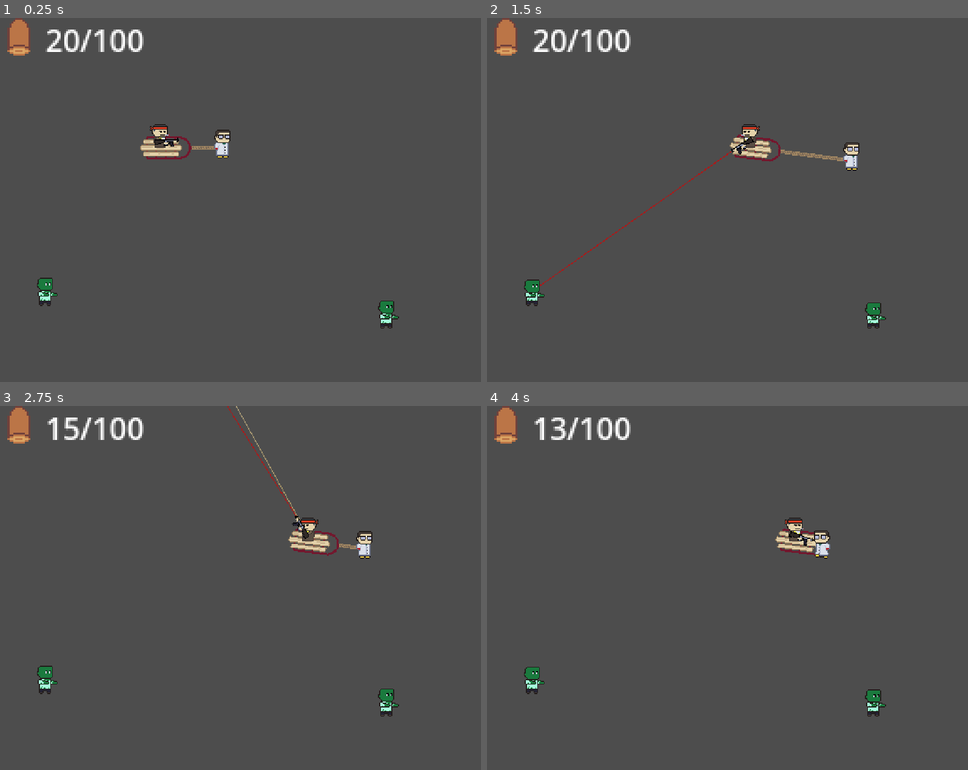
Above: before the commit, frames 1-4 (two rows, left to right).
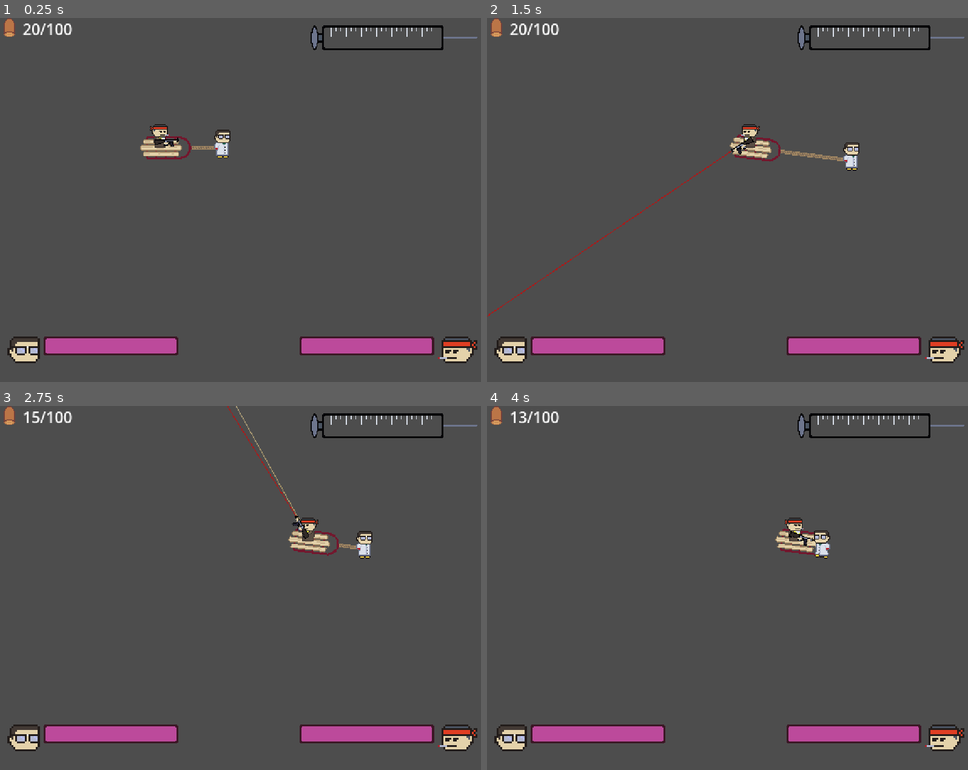
Above: after the commit, the same moments.

Repository: delano-vevo/antigenic-shift
Game: Godot game, scene res://Main.tscn
Two runs of this game, one before a commit and one after it. Both use one fixed random seed, a clock stepped at 60 frames per second and the inputs below.
Inputs (mouse positions are in pixels of both pictures, inside the frame that each line leads up to):
- Up to frame 1 (0.25 s): no input
- Up to frame 2 (1.5 s): tap Enter at 0.5 s; move the mouse to (838, 181) at 0.52 s; press the mouse at (838, 181) at 0.53 s; hold D (move_right) 0.53-1.28 s; move the mouse to (631, 218) at 1.27 s; release the mouse at (631, 218) at 1.28 s; hold S (move_down) from 1.28 s (still down); tap Space (shift_player) at 1.35 s
- Up to frame 3 (2.75 s): click (144, 606) at 1.55 s; move the mouse to (293, 507) at 2.02 s; release S (move_down) at 2.03 s; press the mouse at (293, 507) at 2.03 s; hold D (move_right) from 2.03 s (still down)
- Up to frame 4 (4 s): move the mouse to (703, 660) at 2.77 s; release D (move_right) at 2.78 s; release the mouse at (703, 660) at 2.78 s; hold W (move_up) 2.78-3.53 s; click (703, 660) at 2.85 s; move the mouse to (876, 642) at 3.52 s; press the mouse at (876, 642) at 3.53 s; hold A (move_left) from 3.53 s (still down); tap Space (shift_player) at 3.6 s

The runs differ from the first frame. In frame 1, 6.0% of the frame differs, in the area x 0-100%, y 0-95%; in frame 2, 6.2%; in frame 3, 5.9%; in frame 4, 5.9%.

Commit message:
Implemented pickup class w/ HP, XP, and ammo pickups; also fleshed out very basic UI for showing these values

Diff:
--- a/Entities/Player/Gunner/gunner.gd
+++ b/Entities/Player/Gunner/gunner.gd
@@ -1,4 +1,7 @@
 extends Player
+
+## Signals
+signal ammo_changed
 
 ## Linked scenes
 @export var gunshot: PackedScene
@@ -37,7 +40,12 @@
 		shoot_cooldown_timer.start(shoot_cooldown)
 		# Expend a bullet
 		clip_current -= 1
-		# Update the GUI in the main scene
-		get_tree().get_current_scene().update_ammo_counter()
+		# Signal to Main to update ammo counter
+		ammo_changed.emit()
 	# If no success case has been encountered, indicate failure
 	return false
+
+## Called when the gunner obtains more ammunition
+func get_ammo(amount: int) -> void:
+	bullets += amount
+	ammo_changed.emit()
--- /dev/null
+++ b/Entities/Player/Upgrades/player_upgrade.gd
@@ -0,0 +1,4 @@
+class_name PlayerUpgrade
+extends Resource
+## Defines an upgrade that can be applied to the player as a reward for completing
+## a tier of research by collecting ViralSample pickup types
--- a/Entities/Player/player.gd
+++ b/Entities/Player/player.gd
@@ -3,10 +3,26 @@
 ## Defines the base-level functionality for a Player type Entity, containing
 ## common code for the player controllers for both the Scientist and the Gunner
 
+## Signals
+signal hp_get
+signal xp_get(amount: float)
+
 ## Take in some amount of damage from an outside source and apply logic
 func take_damage(amount: float) -> void:
 	print(str(self) + " is taking " + str(amount) + " damage")
 	hp -= amount
+	hp_get.emit() # Just reusing the signal to also indicate HP loss
 	print(str(self) + " hp is now " + str(hp))
 	if (hp <= 0):
 		print("Ouchie i dead :(")
+
+## Get an amount of extra HP
+func get_hp(amount: float) -> void:
+	hp += amount
+	if (hp > max_hp):
+		hp = max_hp
+	hp_get.emit()
+
+## Get an amount of XP
+func get_xp(amount: float) -> void:
+	xp_get.emit(amount)
--- /dev/null
+++ b/Environment/Pickups/AmmoPickup.tscn
@@ -0,0 +1,18 @@
+[gd_scene format=3 uid="uid://dsrq0hjskqwee"]
+
+[ext_resource type="Script" uid="uid://imfcqkrlfkx" path="res://Environment/Pickups/ammo_pickup.gd" id="1_hvg5n"]
+[ext_resource type="Texture2D" uid="uid://du2i745rsgkd1" path="res://Environment/Pickups/Assets/ammo_pickup.png" id="2_hvg5n"]
+
+[sub_resource type="RectangleShape2D" id="RectangleShape2D_16m4r"]
+size = Vector2(24, 15)
+
+[node name="AmmoPickup" type="Area2D" unique_id=1428268962]
+script = ExtResource("1_hvg5n")
+metadata/_custom_type_script = "uid://cxaesxtciq8sj"
+
+[node name="Sprite2D" type="Sprite2D" parent="." unique_id=929168448]
+texture = ExtResource("2_hvg5n")
+
+[node name="CollisionShape2D" type="CollisionShape2D" parent="." unique_id=1845644957]
+position = Vector2(0, 1.5)
+shape = SubResource("RectangleShape2D_16m4r")
--- /dev/null
+++ b/Environment/Pickups/HPPickup.tscn
@@ -0,0 +1,16 @@
+[gd_scene format=3 uid="uid://dci7n6u8y7det"]
+
+[ext_resource type="Script" uid="uid://b2pdsqhsun7ep" path="res://Environment/Pickups/hp_pickup.gd" id="1_akw2h"]
+[ext_resource type="Texture2D" uid="uid://6re0bmgxfmms" path="res://Environment/Pickups/Assets/hp_pickup.png" id="2_1wnqq"]
+
+[sub_resource type="CircleShape2D" id="CircleShape2D_akw2h"]
+radius = 8.0
+
+[node name="HPPickup" type="Area2D" unique_id=1480155812]
+script = ExtResource("1_akw2h")
+
+[node name="Sprite2D" type="Sprite2D" parent="." unique_id=1126466182]
+texture = ExtResource("2_1wnqq")
+
+[node name="CollisionShape2D" type="CollisionShape2D" parent="." unique_id=1294658901]
+shape = SubResource("CircleShape2D_akw2h")
--- /dev/null
+++ b/Environment/Pickups/ViralSample.tscn
@@ -0,0 +1,16 @@
+[gd_scene format=3 uid="uid://8i45ob76om3p"]
+
+[ext_resource type="Script" uid="uid://dbqexomti81jf" path="res://Environment/Pickups/viral_sample.gd" id="1_1nupd"]
+[ext_resource type="Texture2D" uid="uid://81leaog5n8sm" path="res://Environment/Pickups/Assets/viral_sample.png" id="2_o4521"]
+
+[sub_resource type="CircleShape2D" id="CircleShape2D_j1hul"]
+
+[node name="ViralSample" type="Area2D" unique_id=175574894]
+script = ExtResource("1_1nupd")
+metadata/_custom_type_script = "uid://cxaesxtciq8sj"
+
+[node name="Sprite2D" type="Sprite2D" parent="." unique_id=939520325]
+texture = ExtResource("2_o4521")
+
+[node name="CollisionShape2D" type="CollisionShape2D" parent="." unique_id=335911938]
+shape = SubResource("CircleShape2D_j1hul")
--- /dev/null
+++ b/Environment/Pickups/ammo_pickup.gd
@@ -0,0 +1,8 @@
+extends Pickup
+
+@export var ammo_amount: int = 1.0 ## The amount of ammo this pickup will grant the player
+
+func get_pickup(player: Player) -> void:
+	# This hard-coded path will almost certainly break something catastrophically at some point
+	# but fuck it we ball
+	get_tree().get_current_scene().player_controller.gunner.get_ammo(ammo_amount)
--- /dev/null
+++ b/Environment/Pickups/hp_pickup.gd
@@ -0,0 +1,6 @@
+extends Pickup
+
+@export var amount: float = 1.0
+
+func get_pickup(player: Player) -> void:
+	player.get_hp(amount)
--- /dev/null
+++ b/Environment/Pickups/pickup.gd
@@ -0,0 +1,16 @@
+class_name Pickup
+extends Area2D
+
+func _ready() -> void:
+	self.body_entered.connect(_on_body_entered)
+
+func _on_body_entered(body: Node2D) -> void:
+	if (body is Player):
+		get_pickup(body)
+		# TODO: do cooler pickup effects here eventually
+		queue_free()
+
+## Passes the pickup's item to the Player node that collided it in the body_entered
+## signal above; override in child nodes to define pickup functionality
+func get_pickup(player: Player) -> void:
+	pass
--- /dev/null
+++ b/Environment/Pickups/viral_sample.gd
@@ -0,0 +1,6 @@
+extends Pickup
+
+@export var amount: float = 1.0 ## The amount of progress this sample represents to the next breakthrough
+
+func get_pickup(player: Player) -> void:
+	player.get_xp(amount)
--- a/GUI/GUI.tscn
+++ b/GUI/GUI.tscn
@@ -2,8 +2,10 @@
 
 [ext_resource type="Script" uid="uid://ccunuihm8nopg" path="res://GUI/gui.gd" id="1_17ifr"]
 [ext_resource type="PackedScene" uid="uid://b80qklw4og6fp" path="res://GUI/AmmoCounter.tscn" id="2_1x7qj"]
+[ext_resource type="PackedScene" uid="uid://b1qi8w7ix7ip4" path="res://GUI/HealthCounters.tscn" id="3_1x7qj"]
+[ext_resource type="PackedScene" uid="uid://cvh6mg34x28xg" path="res://GUI/XPBar.tscn" id="4_3mo81"]
 
-[node name="GUI" type="Control" unique_id=1919894194 node_paths=PackedStringArray("ammo_counter")]
+[node name="GUI" type="Control" unique_id=1919894194 node_paths=PackedStringArray("ammo_counter", "health_bars", "xp_bar")]
 layout_mode = 3
 anchors_preset = 15
 anchor_right = 1.0
@@ -12,6 +14,14 @@
 grow_vertical = 2
 script = ExtResource("1_17ifr")
 ammo_counter = NodePath("AmmoCounter")
+health_bars = NodePath("HealthCounters")
+xp_bar = NodePath("XPBar")
 
 [node name="AmmoCounter" parent="." unique_id=269784810 instance=ExtResource("2_1x7qj")]
 layout_mode = 0
+
+[node name="HealthCounters" parent="." unique_id=142337105 instance=ExtResource("3_1x7qj")]
+layout_mode = 1
+
+[node name="XPBar" parent="." unique_id=765427069 instance=ExtResource("4_3mo81")]
+layout_mode = 1
--- /dev/null
+++ b/GUI/HealthCounters.tscn
@@ -0,0 +1,67 @@
+[gd_scene format=3 uid="uid://b1qi8w7ix7ip4"]
+
+[ext_resource type="Script" uid="uid://8a6f7dkocnyt" path="res://GUI/health_counters.gd" id="1_j58ls"]
+[ext_resource type="Texture2D" uid="uid://djpl4wmwptwv0" path="res://GUI/Assets/scientist_head.png" id="2_i6yk4"]
+[ext_resource type="Texture2D" uid="uid://cb8mo63putrsg" path="res://GUI/Assets/gunner_head.png" id="3_hjmaf"]
+[ext_resource type="Texture2D" uid="uid://df5oqlrprx5j2" path="res://GUI/Assets/health_bar_back.png" id="3_on4v7"]
+[ext_resource type="Texture2D" uid="uid://cch1syt624p1w" path="res://GUI/Assets/health_bar_fill.png" id="4_85dkh"]
+
+[node name="HealthCounters" type="Control" unique_id=142337105 node_paths=PackedStringArray("gunner_counter", "scientist_counter")]
+layout_mode = 3
+anchors_preset = 15
+anchor_right = 1.0
+anchor_bottom = 1.0
+grow_horizontal = 2
+grow_vertical = 2
+script = ExtResource("1_j58ls")
+gunner_counter = NodePath("GunnerContainer/GunnerHealthBar")
+scientist_counter = NodePath("ScientistContainer/ScientistHealthBar")
+
+[node name="ScientistContainer" type="HBoxContainer" parent="." unique_id=920764279]
+layout_mode = 1
+anchors_preset = 2
+anchor_top = 1.0
+anchor_bottom = 1.0
+offset_left = 8.0
+offset_top = -48.0
+offset_right = 48.0
+offset_bottom = -8.0
+grow_vertical = 0
+
+[node name="TextureRect" type="TextureRect" parent="ScientistContainer" unique_id=1082005673]
+custom_minimum_size = Vector2(32, 32)
+layout_mode = 2
+texture = ExtResource("2_i6yk4")
+stretch_mode = 2
+
+[node name="ScientistHealthBar" type="TextureProgressBar" parent="ScientistContainer" unique_id=809280282]
+layout_mode = 2
+texture_under = ExtResource("3_on4v7")
+texture_progress = ExtResource("4_85dkh")
+
+[node name="GunnerContainer" type="HBoxContainer" parent="." unique_id=1986364598]
+layout_mode = 1
+anchors_preset = 3
+anchor_left = 1.0
+anchor_top = 1.0
+anchor_right = 1.0
+anchor_bottom = 1.0
+offset_left = -48.0
+offset_top = -48.0
+offset_right = -8.0
+offset_bottom = -8.0
+grow_horizontal = 0
+grow_vertical = 0
+alignment = 2
+
+[node name="GunnerHealthBar" type="TextureProgressBar" parent="GunnerContainer" unique_id=1813669560]
+layout_mode = 2
+fill_mode = 1
+texture_under = ExtResource("3_on4v7")
+texture_progress = ExtResource("4_85dkh")
+
+[node name="TextureRect" type="TextureRect" parent="GunnerContainer" unique_id=769176664]
+custom_minimum_size = Vector2(32, 32)
+layout_mode = 2
+texture = ExtResource("3_hjmaf")
+stretch_mode = 2
--- /dev/null
+++ b/GUI/XPBar.tscn
@@ -0,0 +1,30 @@
+[gd_scene format=3 uid="uid://cvh6mg34x28xg"]
+
+[ext_resource type="Script" uid="uid://bnycaakd4nh7j" path="res://GUI/xp_bar.gd" id="1_eb8hx"]
+[ext_resource type="Texture2D" uid="uid://eyg4ajblkju1" path="res://GUI/Assets/xp_bar_background.png" id="2_c6p3l"]
+[ext_resource type="Texture2D" uid="uid://dviw6r4wg770h" path="res://GUI/Assets/xp_bar_over.png" id="3_33m4v"]
+[ext_resource type="Texture2D" uid="uid://cx4jmd4j7h38u" path="res://GUI/Assets/xp_bar_fill.png" id="4_i60cy"]
+
+[node name="XPBar" type="Control" unique_id=765427069 node_paths=PackedStringArray("progress_bar")]
+layout_mode = 3
+anchors_preset = 15
+anchor_right = 1.0
+anchor_bottom = 1.0
+grow_horizontal = 2
+grow_vertical = 2
+script = ExtResource("1_eb8hx")
+progress_bar = NodePath("TextureProgressBar")
+
+[node name="TextureProgressBar" type="TextureProgressBar" parent="." unique_id=1094901786]
+layout_mode = 1
+anchors_preset = 1
+anchor_left = 1.0
+anchor_right = 1.0
+offset_left = -184.0
+offset_top = 8.0
+offset_right = -8.0
+offset_bottom = 48.0
+grow_horizontal = 0
+texture_under = ExtResource("2_c6p3l")
+texture_over = ExtResource("3_33m4v")
+texture_progress = ExtResource("4_i60cy")
--- a/GUI/gui.gd
+++ b/GUI/gui.gd
@@ -2,4 +2,6 @@
 ## Top-level parent for the Control nodes in the game's GUILayer
 
 ## Editor nodes
-@export var ammo_counter: Control
+@export var ammo_counter: Control ## The Control node housing the ammo counter UI
+@export var health_bars: Control ## The Control node housing the player's HP counters
+@export var xp_bar: Control ## The Control node housing the XP bar
--- /dev/null
+++ b/GUI/health_counters.gd
@@ -0,0 +1,11 @@
+extends Control
+
+@export var gunner_counter: TextureProgressBar ## The progress bar used to show the gunner's current HP
+@export var scientist_counter: TextureProgressBar ## The progress bar used to show the scientist's current HP
+
+## Takes pointers to the two Player characters and updates the HP value
+## in the UI based on their internal HP values
+func update_counters(scientist: Player, gunner: Player) -> void:
+	# Bars go from 0-100 for easy data manipulation for percentages
+	gunner_counter.value = (gunner.hp/gunner.max_hp) * 100
+	scientist_counter.value = (scientist.hp/scientist.max_hp) * 100
--- /dev/null
+++ b/GUI/xp_bar.gd
@@ -0,0 +1,8 @@
+extends Control
+
+@export var progress_bar: TextureProgressBar ## The ProgressBar that displays the XP progress to the next level
+
+## Sets the XP bar to indicate the current amount of XP, as a percentage of the
+## XP requirement for the next level
+func set_xp_amount(amount: float, next_level: float) -> void:
+	progress_bar.value = (amount/next_level) * 100 # Multiply to percentage
--- a/Main.tscn
+++ b/Main.tscn
@@ -5,7 +5,6 @@
 [ext_resource type="PackedScene" uid="uid://dqeq6caxbijex" path="res://Entities/Player/Scientist/Scientist.tscn" id="3_cm0pq"]
 [ext_resource type="PackedScene" uid="uid://yv6c1tgprboc" path="res://Entities/Player/Sled.tscn" id="4_fos0i"]
 [ext_resource type="PackedScene" uid="uid://sellsa1gwmv2" path="res://Entities/Player/Gunner/Gunner.tscn" id="5_fos0i"]
-[ext_resource type="PackedScene" uid="uid://cqhesercpyg1q" path="res://Entities/Enemies/BasicZombie/ZombieBasic.tscn" id="6_3dxm6"]
 [ext_resource type="PackedScene" uid="uid://cepa6r8alwr13" path="res://GUI/GUI.tscn" id="7_lgr22"]
 [ext_resource type="PackedScene" uid="uid://ps8vlpkd231c" path="res://Entities/Enemies/ViralStrains/ViralStrain1.tscn" id="8_trn2v"]
 
@@ -35,16 +34,14 @@
 [node name="Gunner" parent="Sled" unique_id=1909941820 instance=ExtResource("5_fos0i")]
 position = Vector2(-33, 0)
 
-[node name="Zombie" parent="." unique_id=1721419513 instance=ExtResource("6_3dxm6")]
-position = Vector2(48, 288)
-
-[node name="Zombie2" parent="." unique_id=375825464 instance=ExtResource("6_3dxm6")]
-position = Vector2(408, 312)
-
 [node name="GUILayer" type="CanvasLayer" parent="." unique_id=359143252]
-scale = Vector2(2, 2)
-transform = Transform2D(2, 0, 0, 2, 0, 0)
 
 [node name="GUI" parent="GUILayer" unique_id=1919894194 instance=ExtResource("7_lgr22")]
 
 [node name="ViralStrain1" parent="." unique_id=1554667474 instance=ExtResource("8_trn2v")]
+
+[connection signal="hp_get" from="Scientist" to="." method="_on_player_hp_get"]
+[connection signal="xp_get" from="Scientist" to="." method="_on_player_xp_get"]
+[connection signal="ammo_changed" from="Sled/Gunner" to="." method="_on_gunner_ammo_changed"]
+[connection signal="hp_get" from="Sled/Gunner" to="." method="_on_gunner_hp_get"]
+[connection signal="xp_get" from="Sled/Gunner" to="." method="_on_player_xp_get"]
--- a/main.gd
+++ b/main.gd
@@ -10,10 +10,13 @@
 
 ## Gameplay variables
 @export var viral_strains: Array[ViralStrain]
+@onready var xp: float = 0.0 ## Current XP value
+@onready var next_level_xp: float = 10.0 ## XP required to level up
 
 ## Initialize the game
 func _ready() -> void:
 	update_ammo_counter()
+	_on_player_hp_get()
 
 ## Game loop
 func _process(delta: float) -> void:
@@ -48,3 +51,21 @@
 	var strain = viral_strain.new()
 	add_child(strain)
 	return null
+
+## Update the ammo counter GUI on ammo_changed signal from the Gunner player character
+func _on_gunner_ammo_changed() -> void:
+	update_ammo_counter()
+
+## Pass player references to the GUI to update health UI
+func _on_player_hp_get() -> void:
+	gui.health_bars.update_counters(player_controller.scientist, player_controller.gunner)
+
+## Update the XP counter when player obtains a sample
+func _on_player_xp_get(amount: float) -> void:
+	# Add the XP amount to the counter
+	xp += amount
+	# Check if this is enough for a level-up and do (something???)
+	if (xp >= next_level_xp):
+		xp = next_level_xp # For now just clamp it to max in order to keep it from fucking up the GUI
+	# Update the XP bar GUI
+	gui.xp_bar.set_xp_amount(xp, next_level_xp)
Binary file added: Aseprite/GUI/gunner_head.aseprite
Binary file added: Aseprite/GUI/health_bar.aseprite
Binary file added: Aseprite/GUI/scientist_head.aseprite
Binary file added: Aseprite/GUI/xp_bar.aseprite
Binary file added: Aseprite/misc/ammo_pickup.aseprite
Binary file added: Aseprite/misc/hp_pickup.aseprite
Binary file added: Aseprite/misc/viral_sample.aseprite
Binary file added: Aseprite/ui_mockup.aseprite
Not shown, added: Entities/Player/Upgrades/player_upgrade.gd.uid
Binary file added: Environment/Pickups/Assets/ammo_pickup.png
Not shown, added: Environment/Pickups/Assets/ammo_pickup.png.import
Binary file added: Environment/Pickups/Assets/hp_pickup.png
(and 23 more such lines)
